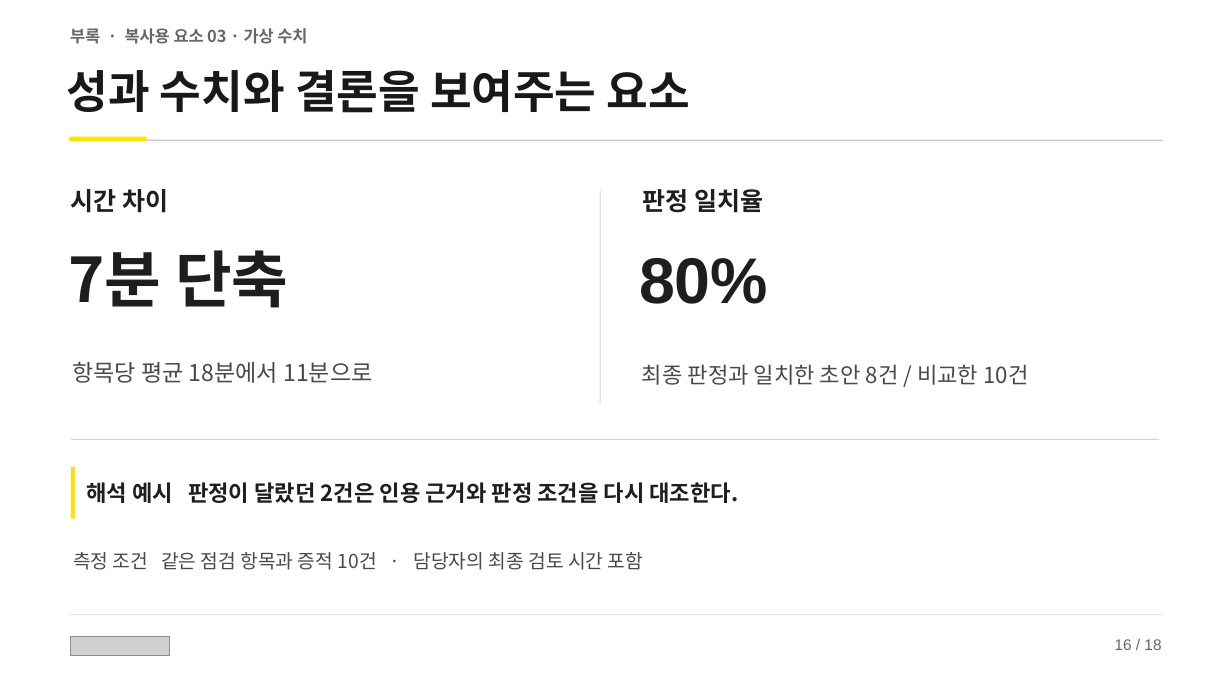
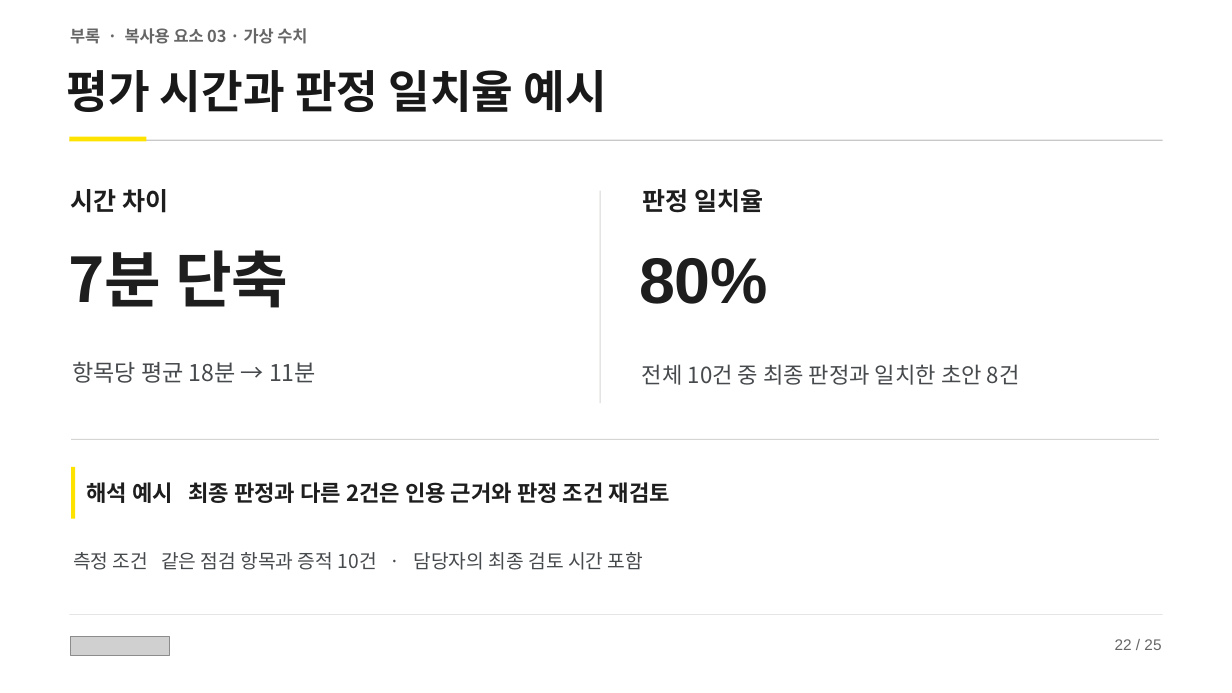
Before and after one commit to Ryuuuuu/maestro-gpui, a slide deck: slide 22 of assets/icons/kakaobank-security-onboarding.pptx (slide 16 before the commit). Drawn at 1232x693 pixels with LibreOffice and Linux fonts; fonts in the diff are those of the drawing; grey boxes stand for pictures. Boxes give left, top, right and bottom in pixels: in the first picture for what was removed or moved away, otherwise in the second. Text is boxed around its words. In the diff, an @@ line names an element or a change of style, - is before the commit and + after.

```diff
--- a/assets/icons/kakaobank-security-onboarding.pptx
+++ b/assets/icons/kakaobank-security-onboarding.pptx
@@ text at [66, 70, 607, 112]: text changed @@
-성과 수치와 결론을 보여주는 요소
+평가 시간과 판정 일치율 예시
@@ text at [72, 361, 316, 383]: text changed @@
-항목당 평균 18분에서 11분으로
+항목당 평균 18분 → 11분
@@ text at [642, 364, 1020, 385]: text changed @@
-최종 판정과 일치한 초안 8건 / 비교한 10건
+전체 10건 중 최종 판정과 일치한 초안 8건
@@ text at [87, 482, 670, 503]: text changed @@
-해석 예시 판정이 달랐던 2건은 인용 근거와 판정 조건을 다시 대조한다.
+해석 예시 최종 판정과 다른 2건은 인용 근거와 판정 조건 재검토
@@ text at [1115, 639, 1161, 650]: text changed @@
-16 / 18
+22 / 25
```
Also in this commit, not shown: 11 other slides changed, 12 slides added, 5 slides removed.
